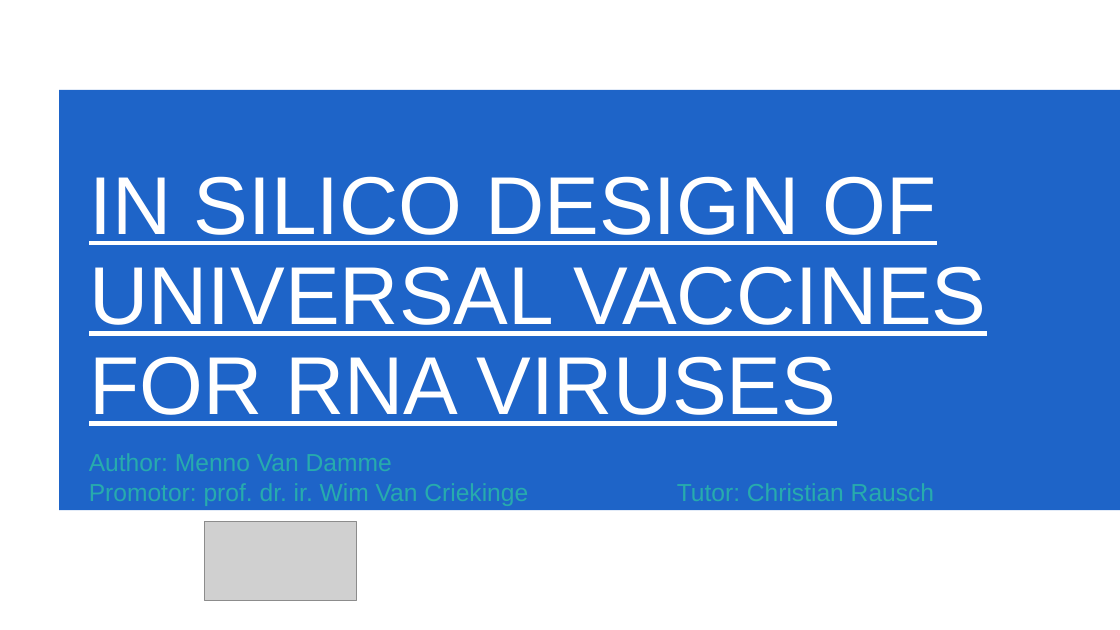
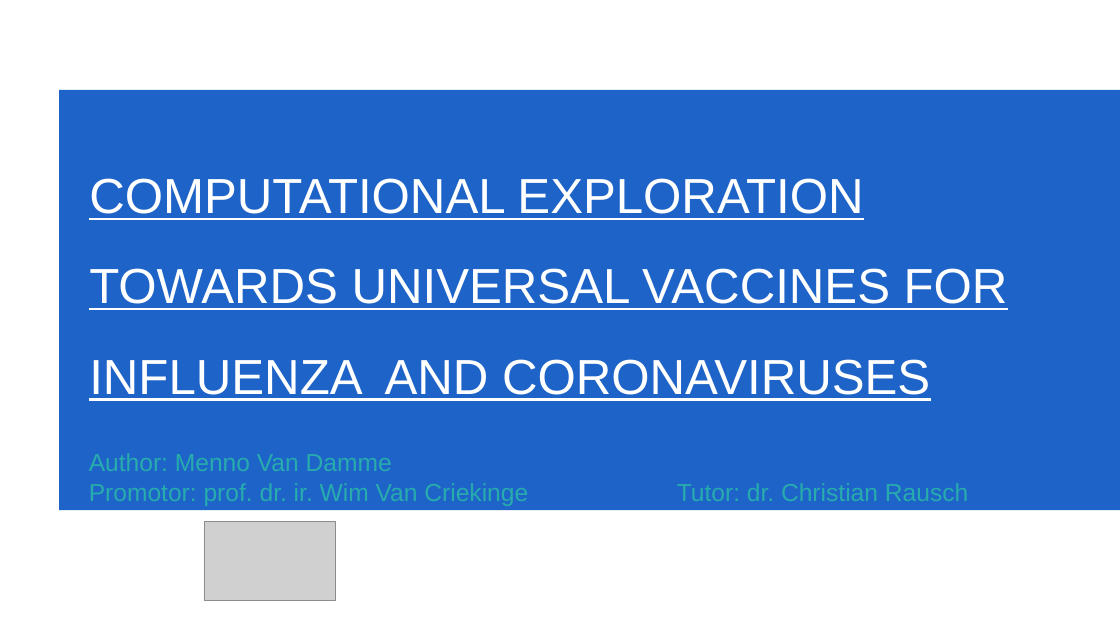
Before and after one commit to menvdamm/MScThesis, a slide deck: slide 1 of Masterthesis_Menno_Van_Damme.pptx (slide 2 before the commit). Drawn at 1120x630 pixels with LibreOffice and Linux fonts; fonts in the diff are those of the drawing; grey boxes stand for pictures; background and template pictures are left out. Boxes give left, top, right and bottom in pixels: in the first picture for what was removed or moved away, otherwise in the second. Text is boxed around its words. In the diff, an @@ line names an element or a change of style, - is before the commit and + after.

```diff
--- a/Masterthesis_Menno_Van_Damme.pptx
+++ b/Masterthesis_Menno_Van_Damme.pptx
@@ title at [89,178,1008,401]: text changed; size 100 to 60 pt @@
-IN SILICO DESIGN OF UNIVERSAL VACCINES FOR RNA VIRUSES
+COMPUTATIONAL EXPLORATION TOWARDS UNIVERSAL VACCINES FOR INFLUENZA AND CORONAVIRUSES
@@ subtitle at [89,483,968,506]: text changed @@
-Promotor: prof. dr. ir. Wim Van Criekinge Tutor: Christian Rausch
+Promotor: prof. dr. ir. Wim Van Criekinge Tutor: dr. Christian Rausch
@@ picture: place and size @@
-picture at [204,522,357,601]
+picture at [204,522,336,601]
```
Also in this commit, not shown: 6 other slides changed, 8 slides added, 11 slides removed.
